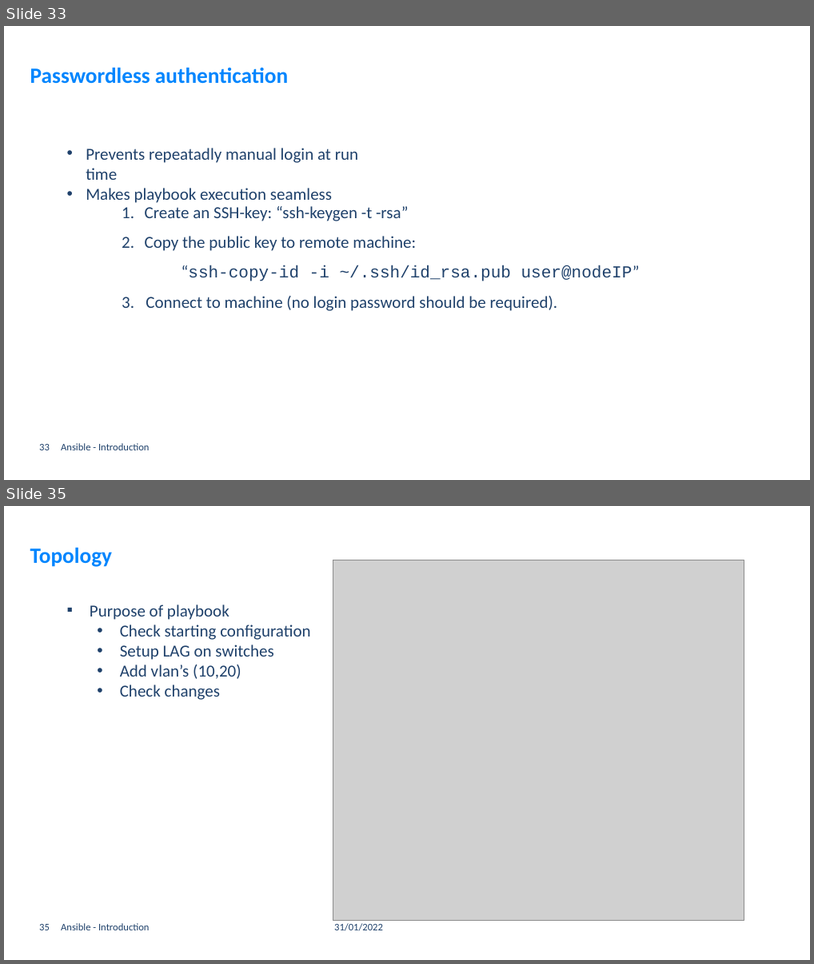
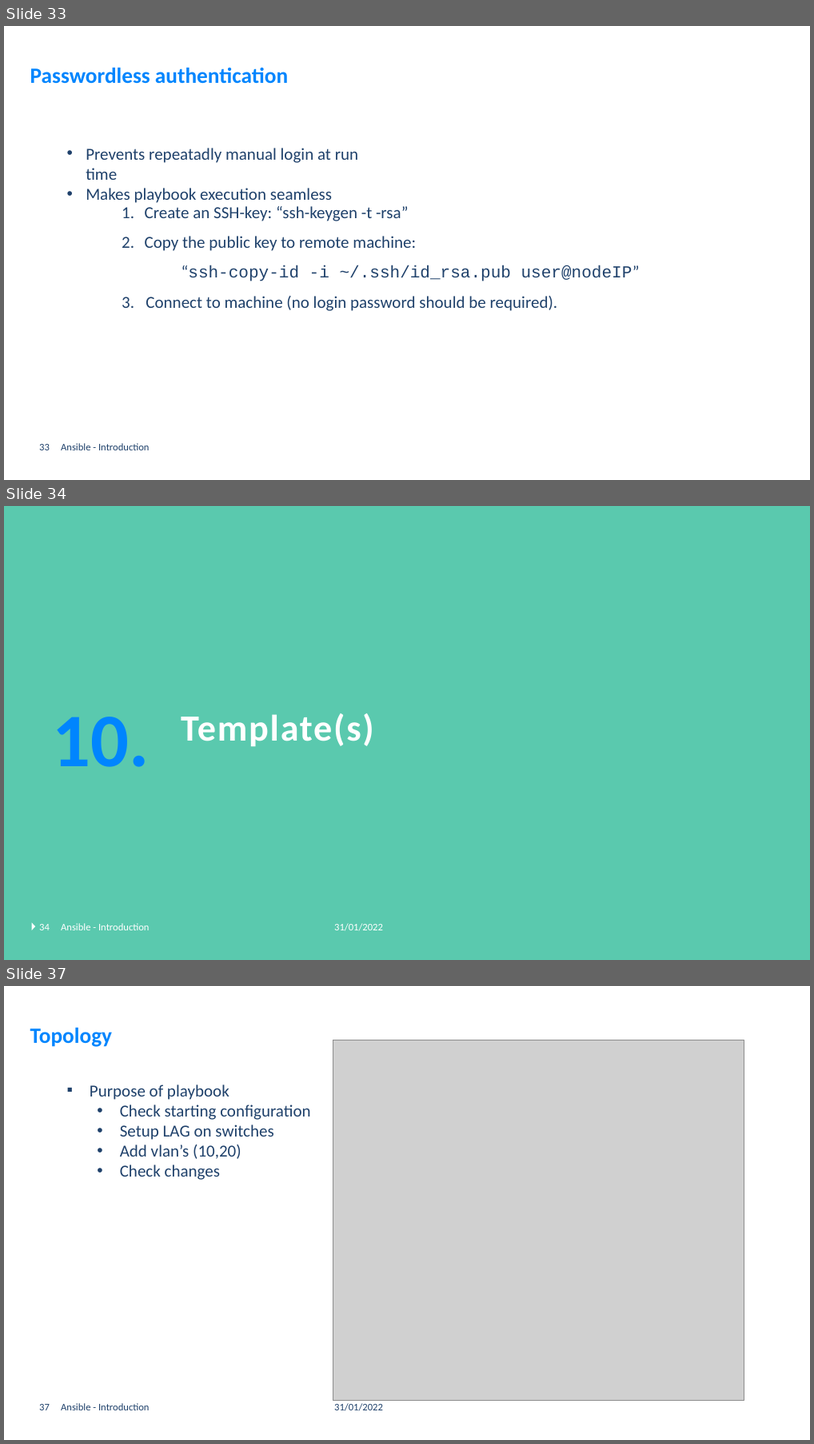
Before and after one commit to GerritVanMol/Ansible_Introduction-21_22, a slide deck: Documents/Ansible_BasicsAndHowToGetStarted.pptx. Shown one above the other, each under a label of ours: slides 33 and 35 before the commit, slides 33, 34 and 37 after it; the slides between them are not shown. The pictures are 814x964 and 814x1444 pixels, drawn with LibreOffice and Linux fonts; fonts in the diff are those of the drawing; grey boxes stand for pictures; background and template pictures are left out. Boxes give left, top, right and bottom in pixels: in the first picture for what was removed or moved away, otherwise in the second. Text is boxed around its words. In the diff, an @@ line names an element or a change of style, - is before the commit and + after.

```diff
--- a/Documents/Ansible_BasicsAndHowToGetStarted.pptx
+++ b/Documents/Ansible_BasicsAndHowToGetStarted.pptx
@@ slide 34 added at (4, 506, 810, 960), background #5AC9AE @@
@@ text added at (52, 716, 149, 767), 90 pt, text #0085FE, bold @@
+10.
@@ title added at (181, 713, 374, 747), 44 pt, text #FFFFFF, bold @@
+Template(s)
@@ triangle added at (31, 923, 35, 930), fill #FFFFFF @@
@@ page number added at (39, 924, 50, 930), 12 pt, text #FFFFFF @@
+34
@@ text added at (61, 923, 149, 930), 12 pt, text #FFFFFF @@
+Ansible - Introduction
@@ text added at (334, 923, 383, 931), 12 pt, text #FFFFFF @@
+31/01/2022
@@ what was slide 35 is now slide 37 @@
@@ page number at (39, 1404, 50, 1410): text changed @@
-35
+37
```
Also in this commit, not shown: 3 slides changed, 1 other slide added.
